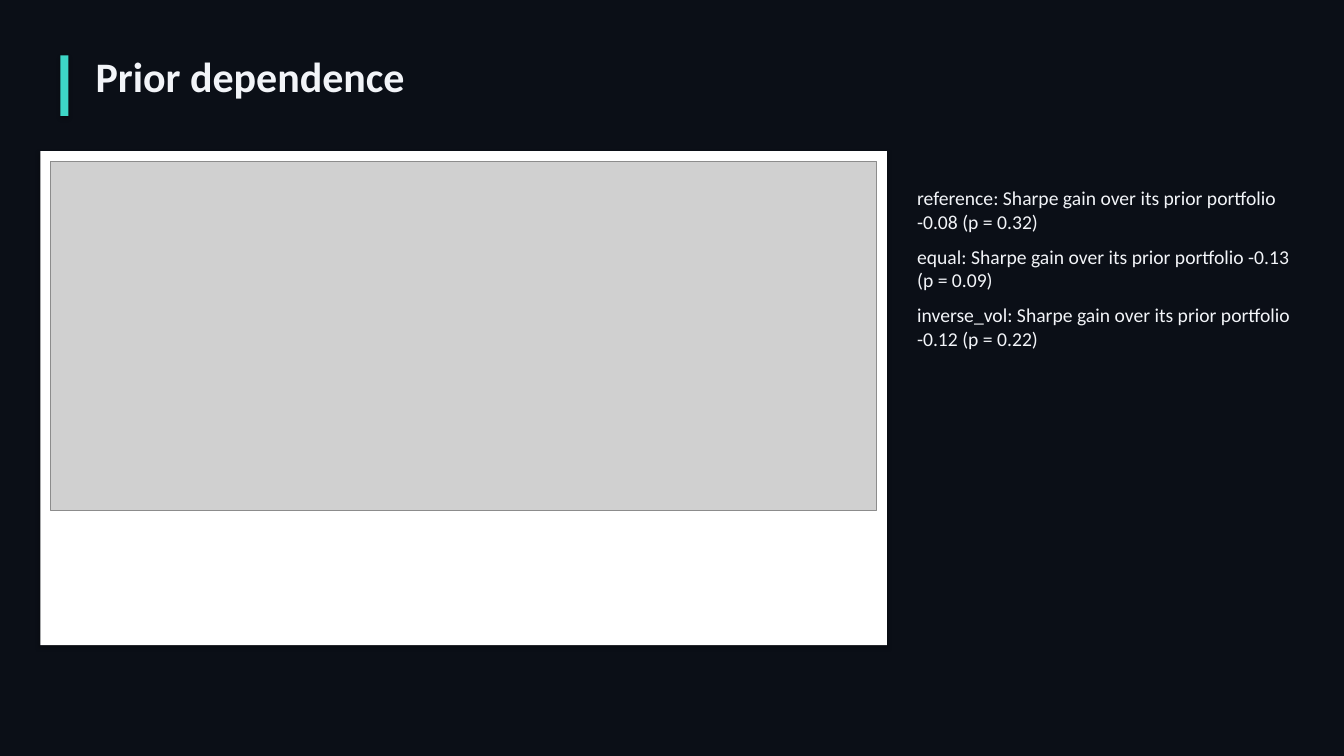
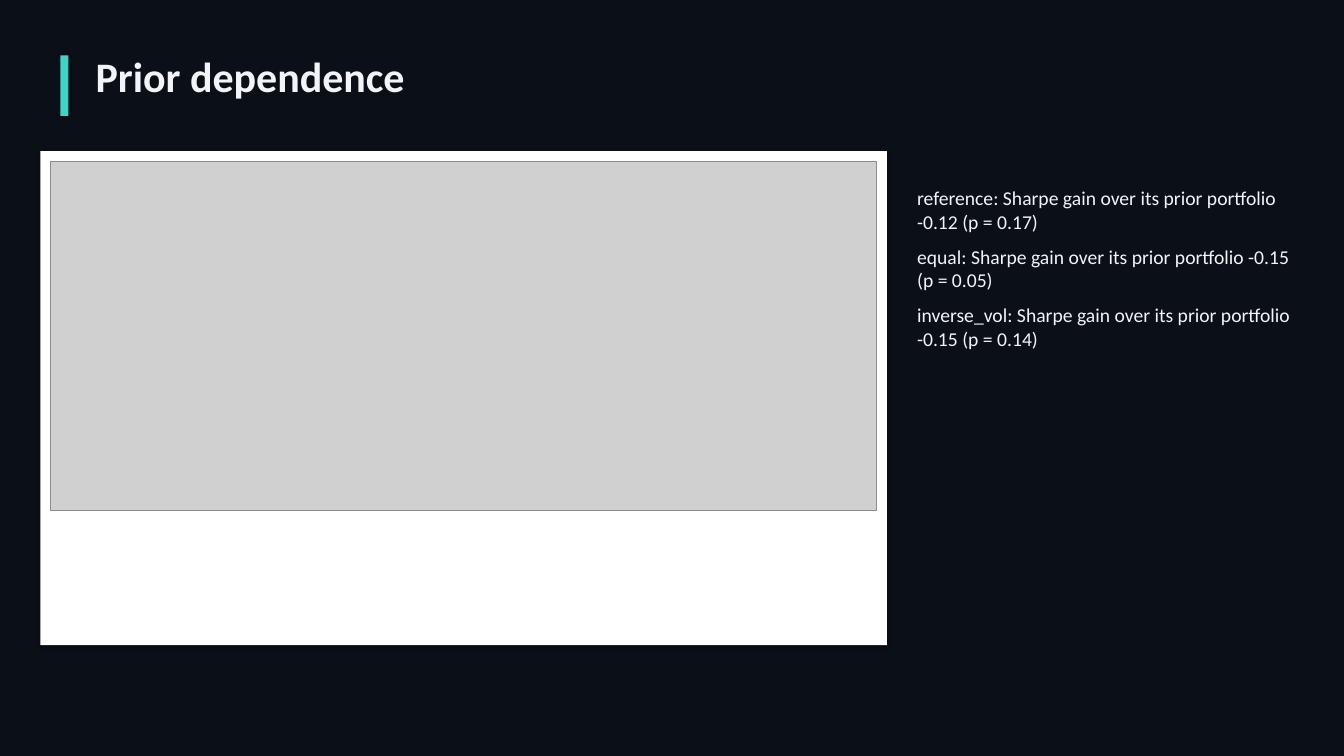
Before and after one commit to QuantSingularity/Kairos, a slide deck: slide 15 of reports/Kairos_Deck.pptx. Drawn at 1344x756 pixels with LibreOffice and Linux fonts; fonts in the diff are those of the drawing; grey boxes stand for pictures. Boxes give left, top, right and bottom in pixels: in the first picture for what was removed or moved away, otherwise in the second. Text is boxed around its words. In the diff, an @@ line names an element or a change of style, - is before the commit and + after.

```diff
--- a/reports/Kairos_Deck.pptx
+++ b/reports/Kairos_Deck.pptx
@@ text at (x1=917, y1=191, x2=1290, y2=349): text changed @@
-reference: Sharpe gain over its prior portfolio -0.08 (p = 0.32)
-equal: Sharpe gain over its prior portfolio -0.13 (p = 0.09)
-inverse_vol: Sharpe gain over its prior portfolio -0.12 (p = 0.22)
+reference: Sharpe gain over its prior portfolio -0.12 (p = 0.17)
+equal: Sharpe gain over its prior portfolio -0.15 (p = 0.05)
+inverse_vol: Sharpe gain over its prior portfolio -0.15 (p = 0.14)
```
Also in this commit, not shown: 8 other slides changed, 57 other files.
